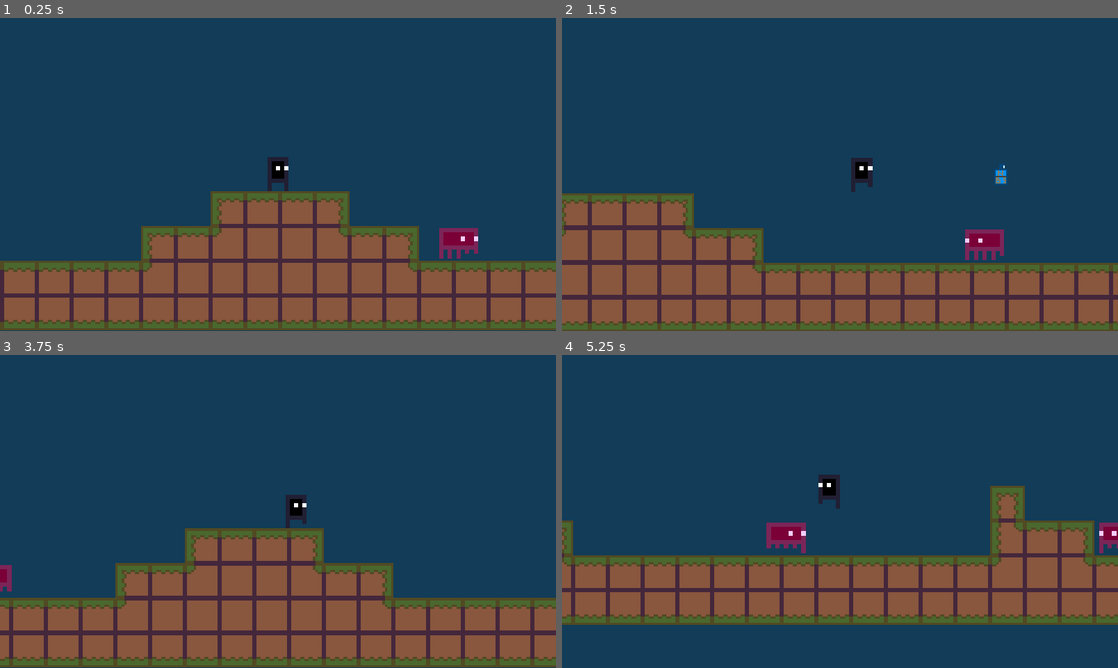
Above: before the commit, frames 1-4 (two rows, left to right).
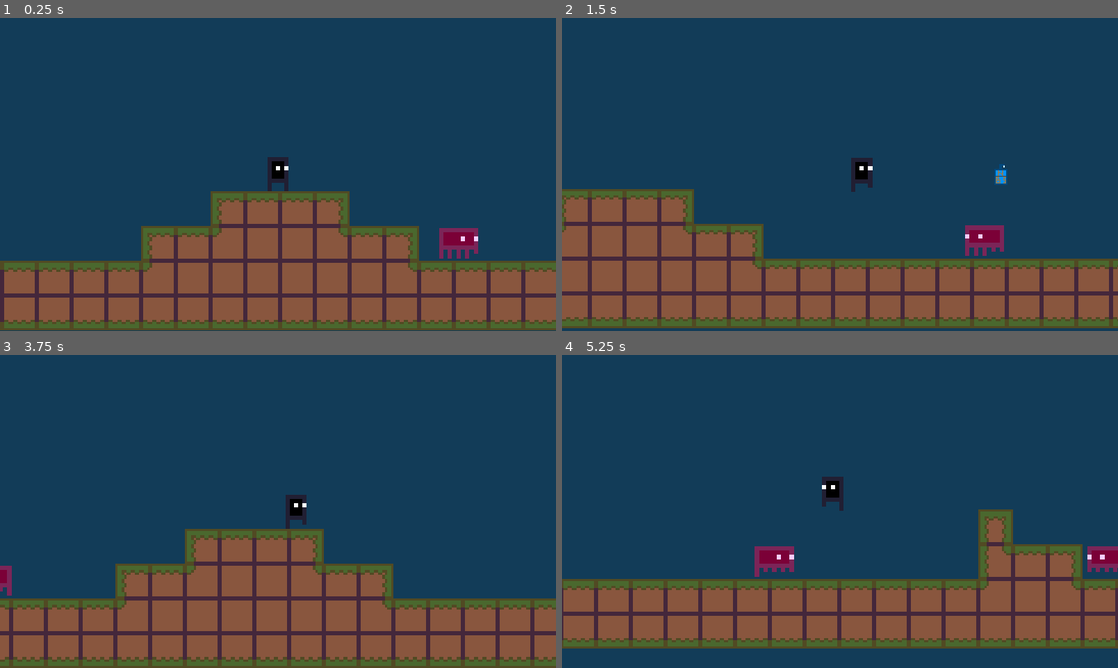
Above: after the commit, the same moments.

Repository: NicolasLFerreira/ASHS-School-Project
Game: Godot game, scene res://map/map_00.tscn
Same seed, same stepped clock (60 frames per second), same inputs: the game is played once before the commit and once after it.
Inputs (mouse positions are in pixels of both pictures, inside the frame that each line leads up to):
- Up to frame 1 (0.25 s): no input
- Up to frame 2 (1.5 s): move the mouse to (962, 158) at 0.52 s; hold D (right) from 0.53 s (still down); tap G (godmode) at 0.6 s; tap Space (jump) at 0.77 s; move the mouse to (728, 190) at 1.27 s; click (728, 190) at 1.35 s
- Up to frame 3 (3.75 s): tap Space (jump) at 1.52 s; tap G (godmode) at 1.55, 2.3, 3.6 s; move the mouse to (333, 442) at 2.02 s; release D (right) at 2.03 s; hold A (left) 2.03-2.75 s; tap 1 (dash) at 2.1 s; click "replay" at 2.75 s; move the mouse to (250, 574) at 3.52 s; hold D (right) from 3.53 s (still down)
- Up to frame 4 (5.25 s): tap Space (jump) at 3.77, 4.52 s; move the mouse to (1006, 558) at 4.27 s; hold Shift (shift) 4.28-5.03 s; tap G (godmode) at 4.55 s; move the mouse to (673, 464) at 5.02 s; release D (right) at 5.03 s; hold A (left) from 5.03 s (still down); tap 2 (soapbomb) at 5.1 s

The runs differ from the first frame. In frame 1, less than 0.1% of the frame differs, in the area x 83-85%, y 75-77%; in frame 2, 11%; in frame 3, 1.7%; in frame 4, 28%, in the area x 0-100%, y 38-94%.

Commit message:
Enemy adjusts

Diff:
--- a/enemies/infected_pinckius/infected_pinckius_movement.tscn
+++ b/enemies/infected_pinckius/infected_pinckius_movement.tscn
@@ -29,6 +29,7 @@
 [node name="enemy_sprite" parent="." index="0"]
 frames = SubResource( 1 )
 animation = "running"
+frame = 7
 playing = true
 flip_h = true
 
--- a/player/bullet/bullet.gd
+++ b/player/bullet/bullet.gd
@@ -18,9 +18,6 @@
 
 func _on_bullet_body_entered(body):
 
-	if (body.get_name() == ("player_body")):
-		print ("cu");
-
 	if (shoot):
 		if body.is_a_parent_of(self):
 			return;
--- a/player/player_body/player_body.gd
+++ b/player/player_body/player_body.gd
@@ -12,7 +12,7 @@
 
 #Physics
 
-var gravity = 1.5;
+var gravity = 0.5;
 var vector = Vector2();
 
 var amount = 3;
@@ -20,6 +20,7 @@
 var plus = 1;
 
 var godmode = false;
+var god_speed = 150;
 
 #Stamina
 
@@ -242,7 +243,7 @@
 
 	if (godmode):
 		if (Input.is_action_pressed("ui_up")):
-			vector.y = -90;
+			vector.y = -god_speed;
 		if (Input.is_action_pressed("ui_down")):
-			vector.y = 90;
+			vector.y = god_speed;
 		vector.y = lerp(vector.y, 0, 0.25);
Not shown, removed: .mono/metadata/ide_server_meta.txt
